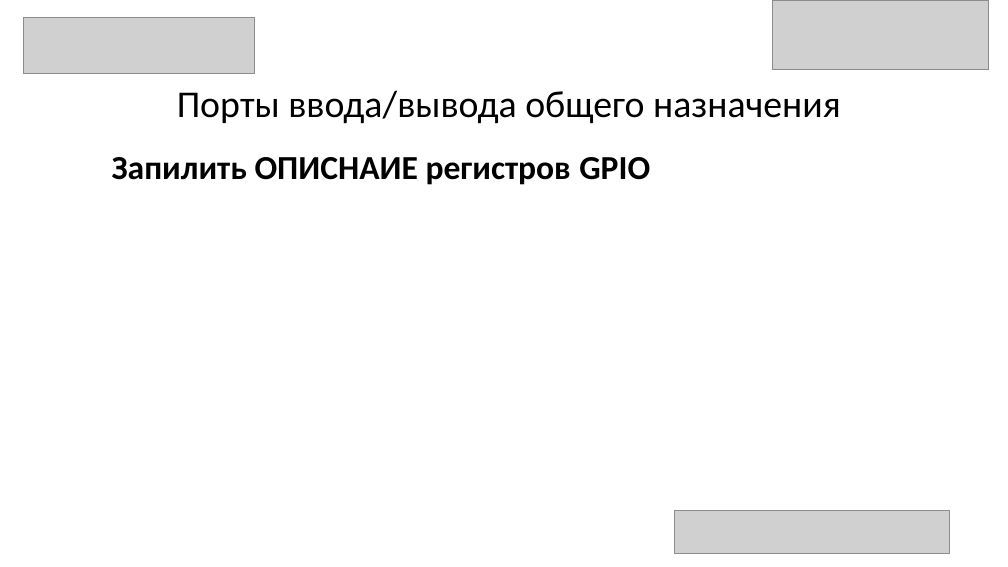
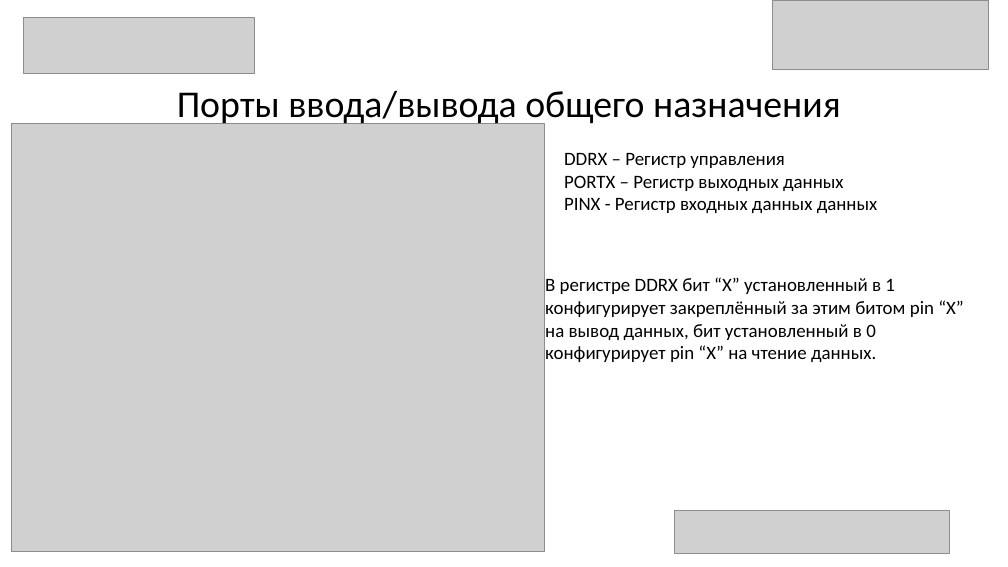
Before and after one commit to AZLeha/WinterSchool, a slide deck: slide 17 of Презентация.pptx (slide 16 before the commit). Drawn at 1008x567 pixels with LibreOffice and Linux fonts; fonts in the diff are those of the drawing; grey boxes stand for pictures. Boxes give left, top, right and bottom in pixels: in the first picture for what was removed or moved away, otherwise in the second. Text is boxed around its words. In the diff, an @@ line names an element or a change of style, - is before the commit and + after.

```diff
--- a/Презентация.pptx
+++ b/Презентация.pptx
@@ picture added at (11, 124, 544, 552) @@
@@ text removed at (112, 157, 650, 185) @@
-Запилить ОПИСНАИЕ регистров GPIO
@@ text added at (564, 153, 878, 213), 18 pt, text #000000 @@
+DDRX – Регистр управления
+PORTX – Регистр выходных данных
+PINX - Регистр входных данных данных
@@ text added at (545, 277, 963, 362), 18 pt, text #000000 @@
+В регистре DDRX бит “X” установленный в 1 конфигурирует закреплённый за этим битом pin “X” на вывод данных, бит установленный в 0 конфигурирует pin “X” на чтение данных.
```
Also in this commit, not shown: 3 other slides changed, 12 slides added, 1 slide removed, 11 other files.
